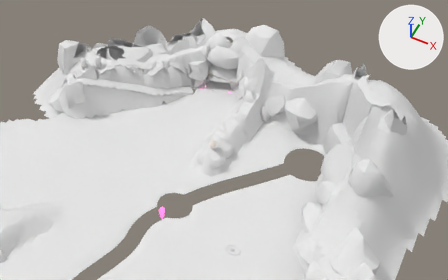
The FBX model assets/world/world-v7-beta.fbx: old version first, new version second.
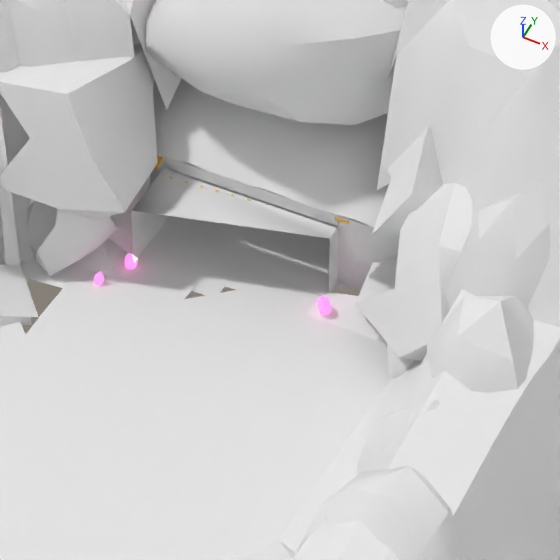
Old and new are each drawn from a 50 mm lens placed at (121.8, -152.2, 266.0), pointed at (6.6, 78.3, -22.2) and again close up on the part from 42% to 58% of the width and 19% to 44% of the height. Arrows for +X, +Y and +Z are at upper right; the lights stay in place. The older version's two pictures come first. Vertices at exactly the same position are counted once.

The older version as bpy lines, for what is in view:
```python
me_cd_cliffpath__cliff_rock_001 = bpy.data.meshes.new('CD_CliffPath__cliff_rock.001')
me_cd_cliffpath__cliff_rock_001.from_pydata(...)  # 846 vertices, 504 faces; spans x -34.5..34.5, y -29.9..29.9, z -14.2..14.2
me_cd_playden__cliff_rock_001 = bpy.data.meshes.new('CD_PlayDen__cliff_rock.001')
me_cd_playden__cliff_rock_001.from_pydata(...)  # 692 vertices, 357 faces; spans x -14.2..14.2, y -12.1..12.1, z -6.0..6.0
# before: 518 (8.5, -6.6, -0.1) at pixel (338, 226), 684 (-6.5, -12.1, -0.1) at pixel (131, 210), 689 (8.5, -8.1, -0.1) at pixel (329, 238), 690 (-6.5, -6.8, -0.1) at pixel (163, 168), 691 (8.5, -6.8, -0.1) at pixel (337, 228)
me_rocks_walls__cliff_rock_001 = bpy.data.meshes.new('Rocks_Walls__cliff_rock.001')
me_rocks_walls__cliff_rock_001.from_pydata(...)  # 2037 vertices, 3557 faces; spans x -117.0..117.0, y -101.0..101.0, z -25.0..25.0
me_rocks_walls__cliff_rock_001.materials.append(mat_w1_cliff_rock)  # white #e7e7e7
ob_w7_cd_cliffpath__cliff_rock = bpy.data.objects.new('W7_CD_CliffPath__cliff_rock', me_cd_cliffpath__cliff_rock_001)
ob_w7_cd_cliffpath__cliff_rock.location = (-52.85, 65.28, 13.76)
ob_w7_cd_playden__cliff_rock = bpy.data.objects.new('W7_CD_PlayDen__cliff_rock', me_cd_playden__cliff_rock_001)
ob_w7_cd_playden__cliff_rock.location = (-7.98, 107.09, 5.94)
ob_w7_cd_rocks__cliff_rock = bpy.data.objects.new('W7_CD_Rocks__cliff_rock', me_rocks_walls__cliff_rock_001)
ob_w7_cd_rocks__cliff_rock.location = (15.66, 32.17, 13.13)
# also in view: 'W7_CD_Ground__grass' at (9.0, 21.0, 23.2); 'W7_CD_Landmarks__cliff_rock' at (41.8, 81.5, 22.9); 'W7_CD_Rocks__grass' at (17.3, 30.9, 19.3); 'W7_CD_Ground__ground' at (16.5, 34.5, 18.8); 'W7_CD_CliffPath__dirt_path' at (-50.0, 67.7, 12.8)
```
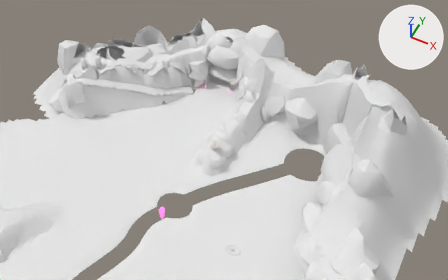
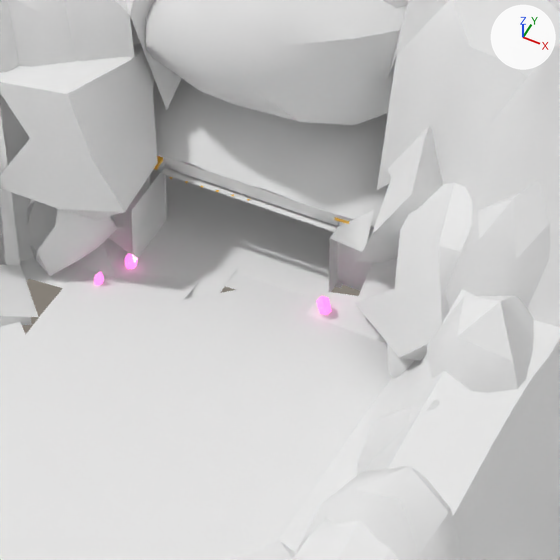
Where the newer file only moved an object's origin or applied its transform, the numbers keep the older frame.

Changed parts and their boxes (x1, y1, x2, y2) in the close-ups (560 x 560 px):
```json
{"part": 1, "of": "me_cd_playden__cliff_rock_001", "change": "cut back", "before": [132, 169, 337, 238], "after": [161, 169, 374, 252]}
```

The change, as JSON lines over the scene's bpy script:
```json
{"block": "me_cd_playden__cliff_rock_001", "where": "# used by ob_w7_cd_playden__cliff_rock; location = (-7.98, 107.09, 5.94)"}
{"block": "me_cd_playden__cliff_rock_001", "where": "# verts and faces of me_cd_playden__cliff_rock_001; kept vertices keep their numbers, new ones are numbered from 692"}
{"op": "remove", "block": "me_cd_playden__cliff_rock_001", "code": "me_cd_playden__cliff_rock_001.from_pydata(...)  # 692 vertices, 357 faces; spans x -14.2..14.2, y -12.1..12.1, z -6.0..6.0"}
{"op": "add", "block": "me_cd_playden__cliff_rock_001", "code": "me_cd_playden__cliff_rock_001.from_pydata(...)  # 696 vertices, 358 faces; spans x -14.2..14.2, y -12.1..12.1, z -6.0..6.0"}
{"block": "me_cd_playden__cliff_rock_001", "change": "me_cd_playden__cliff_rock_001 part 1"}
{"op": "add", "block": "me_cd_playden__cliff_rock_001", "code": "delete_faces([(684, 690, 691, 689)])"}
{"op": "add", "block": "me_cd_playden__cliff_rock_001", "code": "verts[692] = (8.5, -7.3, -0.1)  # pixel (334, 232)"}
{"op": "add", "block": "me_cd_playden__cliff_rock_001", "code": "verts[693] = (-6.5, -7.3, -0.1)  # pixel (160, 172)"}
{"op": "add", "block": "me_cd_playden__cliff_rock_001", "code": "verts[694] = (11.5, -8.1, -0.4)  # pixel (364, 253)"}
{"op": "add", "block": "me_cd_playden__cliff_rock_001", "code": "verts[695] = (11.5, -6.6, 2.8)  # pixel (374, 210)"}
{"op": "add", "block": "me_cd_playden__cliff_rock_001", "code": "faces += [(690, 691, 692, 693), (518, 689, 694, 695)]"}
```
